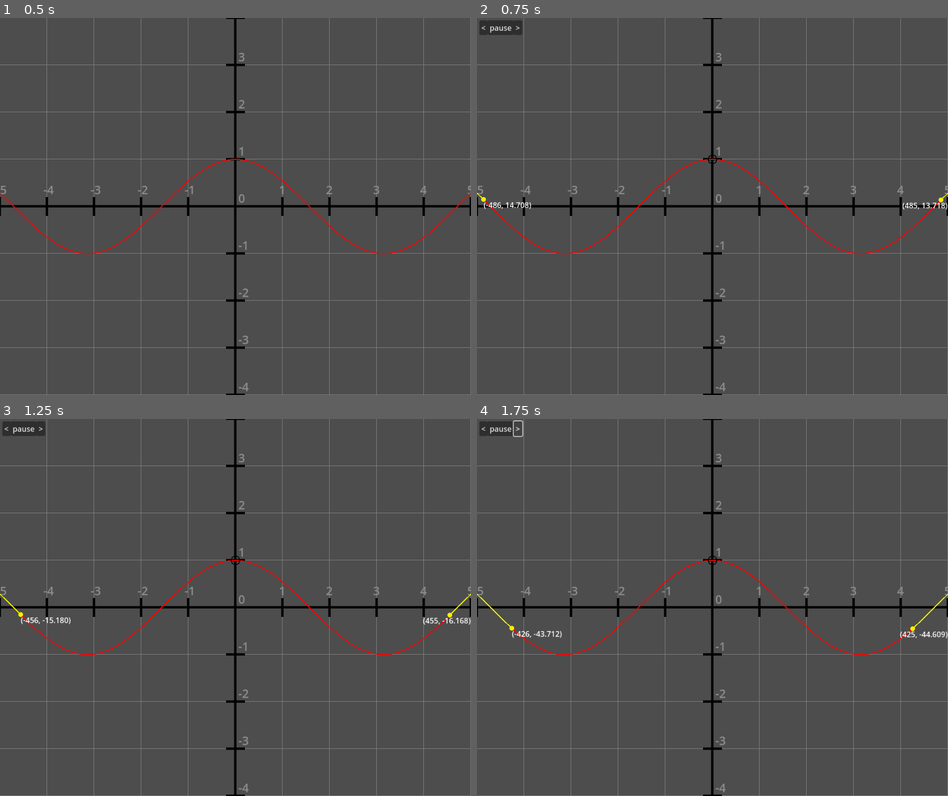
Above: before the commit, frames 1-4 (two rows, left to right).
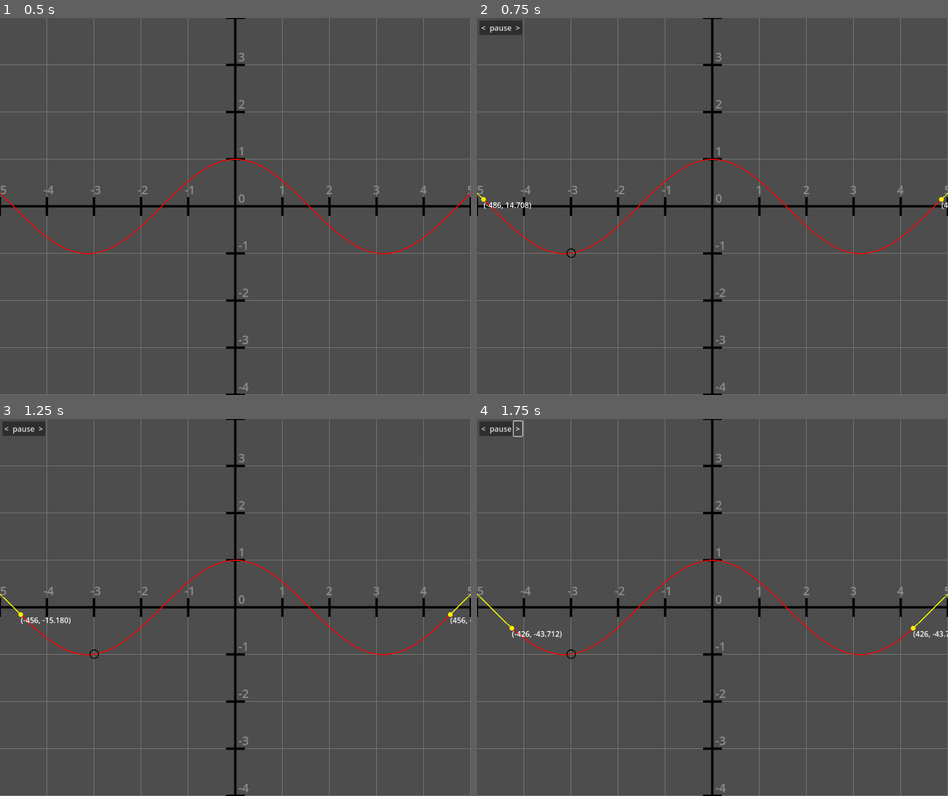
Above: after the commit, the same moments.

Repository: Drillix08/Opticos
Game: Godot game, scene res://graph_environment.tscn
The game is run twice, just before and just after one commit, with the same random seed, the same clock (stepped at 60 frames per second) and the same inputs.
Inputs (mouse positions are in pixels of both pictures, inside the frame that each line leads up to):
- Up to frame 1 (0.5 s): no input
- Up to frame 2 (0.75 s): tap Enter (ui_accept) at 0.5 s; move the mouse to (816, 187) at 0.52 s; hold D from 0.53 s (still down); hold Enter (ui_accept) from 0.53 s (still down); click (816, 187) at 0.67 s
- Up to frame 3 (1.25 s): keep holding D; keep holding Enter (ui_accept)
- Up to frame 4 (1.75 s): release D at 1.25 s; release Enter (ui_accept) at 1.25 s; click ">" at 1.25 s

Frame 1 is identical in both runs. In frame 2, 0.1% of the frame differs, in the area x 19-100%, y 36-64%; in frame 3, 0.1%; in frame 4, 0.1%.

Commit message:
more animate_limit 2 way support

Diff:
--- a/source/graph-environment/grid.gd
+++ b/source/graph-environment/grid.gd
@@ -116,7 +116,7 @@
 		print("scroll")
 	if event.is_action_pressed("ui_accept"):
 		animProgLeft = convert_to_real_coords(Vector2(0,0)).x
-		animate_Limit(500, functionValues, true, true, .015, 1.001)
+		animate_Limit(200, functionValues, true, true, .015, 1.001)
 	if Input.is_key_pressed(KEY_D):
 		animate_derivative(0)
 
@@ -299,36 +299,40 @@
 		coordLabel2 = CoordLabel.new()
 		add_child(coordLabel2)
 	$AnimationControls.visible = true
-	print(points[1])
 	if(endpoint < 0):
 		return
 	var i: int = 1
+	var j: int = 0
 	while (i < points.size()):
 		if(pause):
 			await do_something
 			i += frameOffset
 			frameOffset = 0
-		var coords: Vector2 = convert_to_real_coords(points[i])
-		var coords2: Vector2 = convert_to_real_coords(points[points.size() - i])
-		if(left): animProgLeft = convert_to_real_coords(Vector2(i, 0)).x
-		if(right): animProgRight = convert_to_real_coords(Vector2(window_size.x - i, 0)).x
 		if(i + 1 != points.size() && points[i + 1].x > limit): break
 		#print(points[i])
 		if(left):
-			coordLabel.text = "(%.0f, " % coords.x + "%.3f" % coords.y + ")"
-			rect.position = points[i] - rect.size/2
-			coordLabel.position = rect.position + rect.size/2
-			coordLabel.check_coords()
-		if(right):
-			coordLabel2.text = "(%.0f, " % coords2.x + "%.3f" % coords2.y + ")"
-			rect2.position = points[points.size() - i] - rect2.size/2
-			coordLabel2.position = rect2.position + rect2.size/2
+			if(points[i].x < limit):
+				var coords: Vector2 = convert_to_real_coords(points[i])
+				animProgLeft = convert_to_real_coords(Vector2(i, 0)).x
+				coordLabel.text = "(%.0f, " % coords.x + "%.3f" % coords.y + ")"
+				rect.position = points[i] - rect.size/2
+				coordLabel.position = rect.position + rect.size/2
+				coordLabel.check_coords()
+		if(right && j != 0):
+			if(points[points.size() - j].x > limit):
+				animProgRight = convert_to_real_coords(Vector2(window_size.x - j, 0)).x
+				var coords2: Vector2 = convert_to_real_coords(points[points.size() - j])
+				coordLabel2.text = "(%.0f, " % coords2.x + "%.3f" % coords2.y + ")"
+				rect2.position = points[points.size() - j] - rect2.size/2
+				coordLabel2.position = rect2.position + rect2.size/2
+		elif(right):
 			if(coordLabel != null && coordLabel.position.x + coordLabel.size.x > coordLabel2.position.x && coordLabel.position.y < coordLabel2.position.y + coordLabel2.size.y):
 				coordLabel2.position.y = coordLabel2.position.y - coordLabel2.size.y
 			coordLabel2.check_coords()
 		await get_tree().create_timer(speed).timeout
 		speed *= rate
 		i += 1
+		if(i != 1): j += 1
 		queue_redraw()
 	animProgLeft = convert_to_real_coords(Vector2(-1,0)).x
 	animProgRight = convert_to_real_coords(Vector2(200000,0)).x
